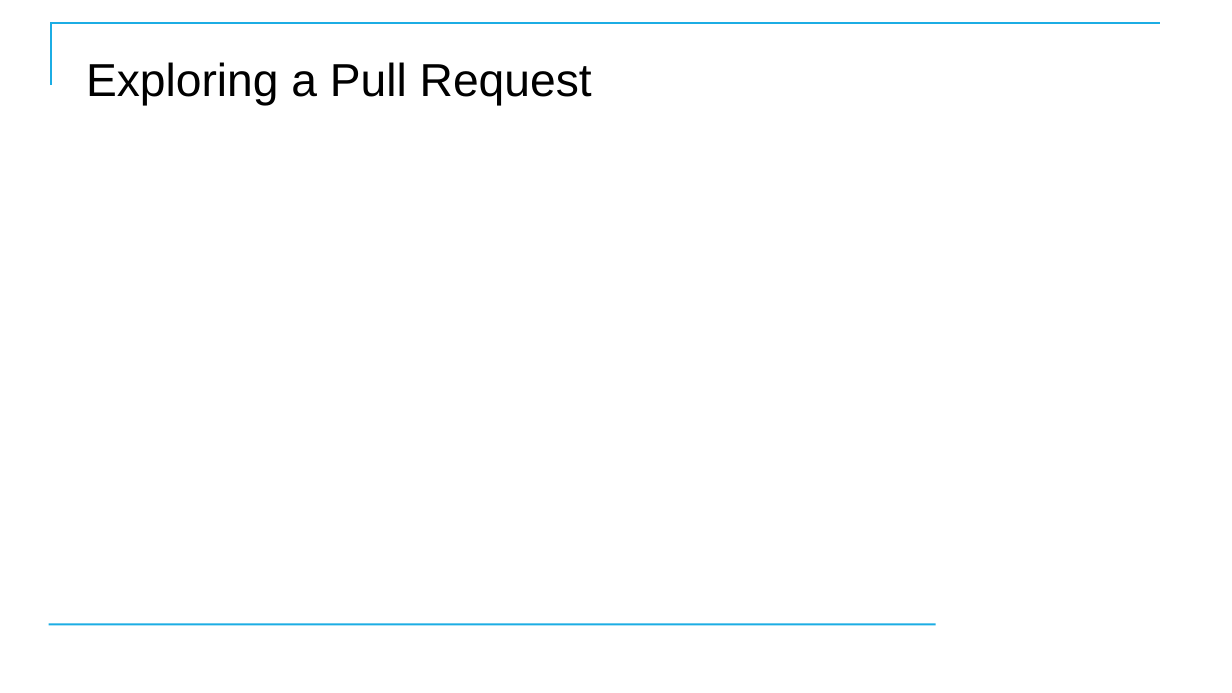
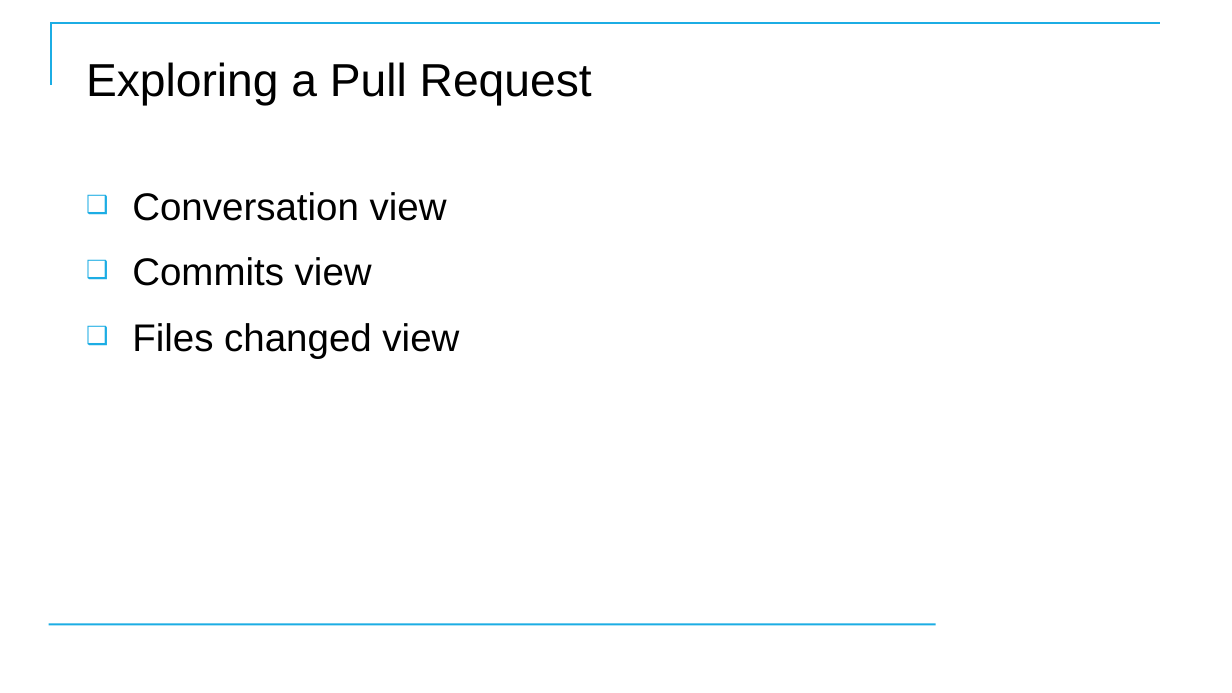
Before and after one commit to CostelloTechnicalConsulting/XGHDEV, a slide deck: slide 39 of ppt/XGHDEV.pptx. Drawn at 1232x693 pixels with LibreOffice and Linux fonts; fonts in the diff are those of the drawing; background and template pictures are left out. Boxes give left, top, right and bottom in pixels: in the first picture for what was removed or moved away, otherwise in the second. Text is boxed around its words. In the diff, an @@ line names an element or a change of style, - is before the commit and + after.

```diff
--- a/ppt/XGHDEV.pptx
+++ b/ppt/XGHDEV.pptx
@@ text added at (132,192,459,358), 30 pt, text #000000 @@
+❑ Conversation view
+❑ Commits view
+❑ Files changed view
```
Also in this commit, not shown: 41 other slides changed, 7 slides removed.
